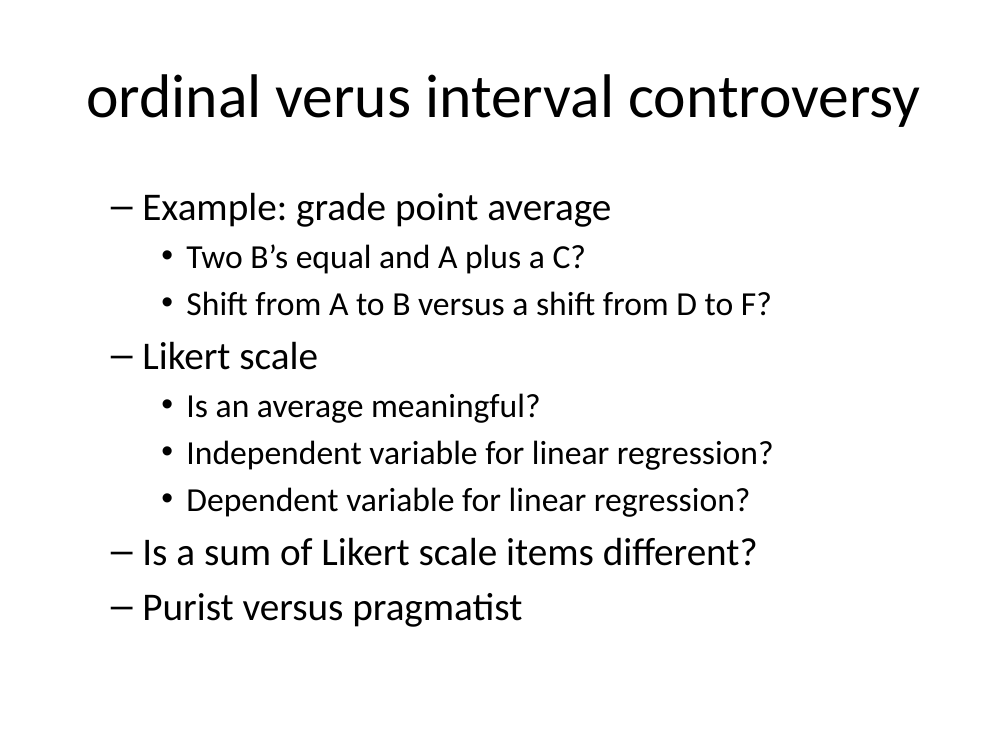
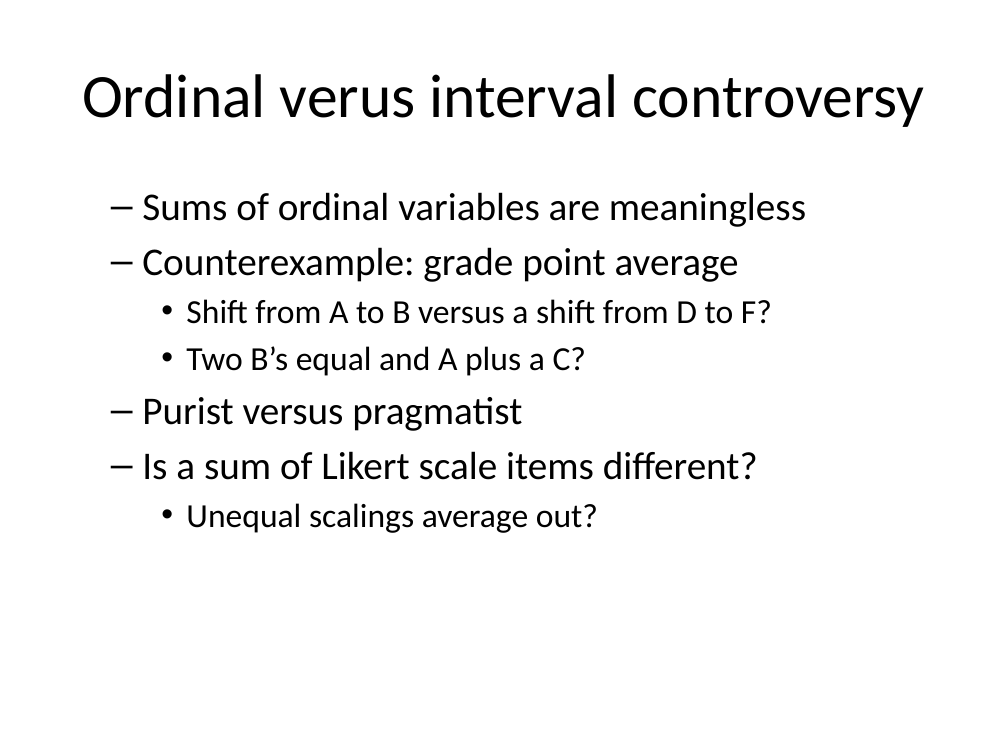
Before and after one commit to classes-medb/5510, a slide deck: slide 3 of src/video-13-statistical-models.pptx. Drawn at 1008x756 pixels with LibreOffice and Linux fonts; fonts in the diff are those of the drawing. Boxes give left, top, right and bottom in pixels: in the first picture for what was removed or moved away, otherwise in the second. Text is boxed around its words. In the diff, an @@ line names an element or a change of style, - is before the commit and + after.

```diff
--- a/src/video-13-statistical-models.pptx
+++ b/src/video-13-statistical-models.pptx
@@ title at <box>82,74,924,127</box>: text changed @@
-ordinal verus interval controversy
+Ordinal verus interval controversy
@@ text at <box>142,192,806,324</box>: text changed @@
-  – Example: grade point average
+  – Sums of ordinal variables are meaningless
+  – Counterexample: grade point average
+    • Shift from A to B versus a shift from D to F?
@@ text at <box>142,397,522,431</box>: text changed; size 24 to 28 pt @@
-    • Shift from A to B versus a shift from D to F?
-  – Likert scale
-    • Is an average meaningful?
-    • Independent variable for linear regression?
-    • Dependent variable for linear regression?
+  – Purist versus pragmatist
@@ text at <box>186,503,598,533</box>: text changed; size 28 to 24 pt @@
-  – Purist versus pragmatist
+    • Unequal scalings average out?
```
Also in this commit, not shown: 4 other slides changed, 10 slides added, 1 slide removed, 6 other files.
